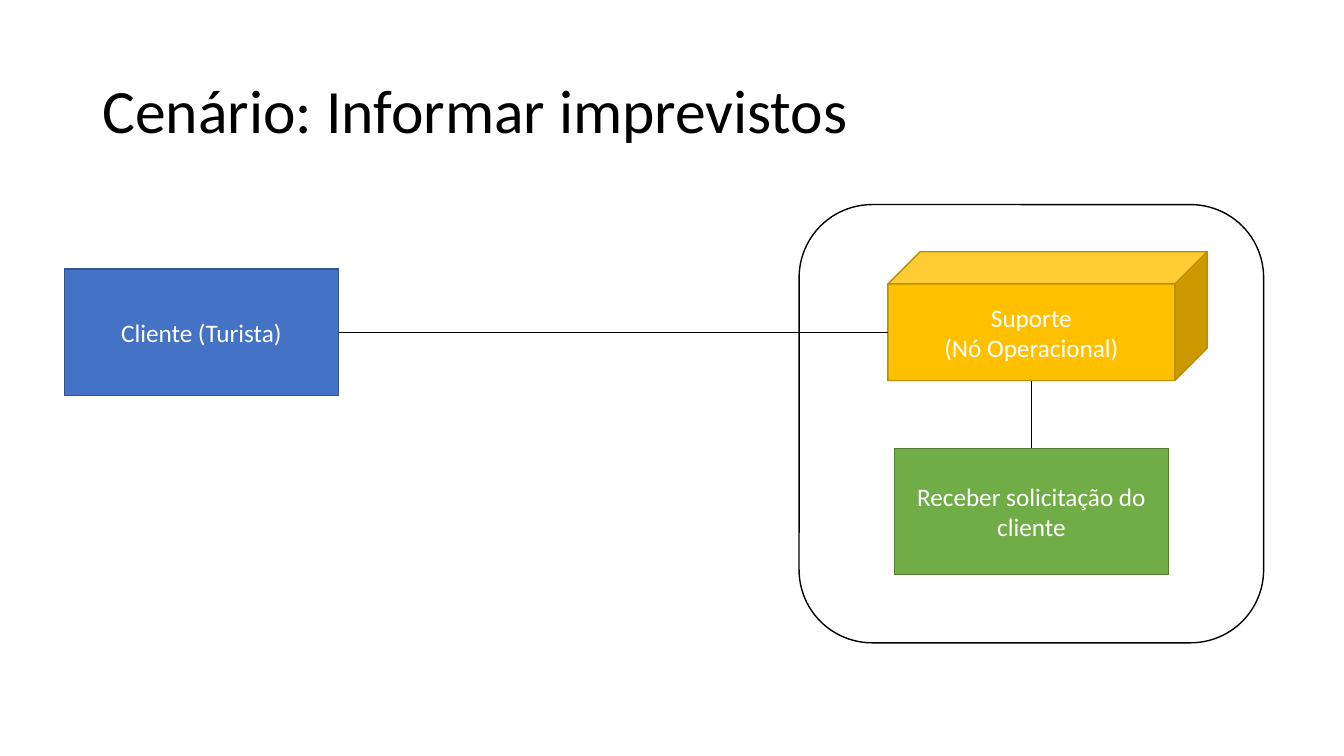
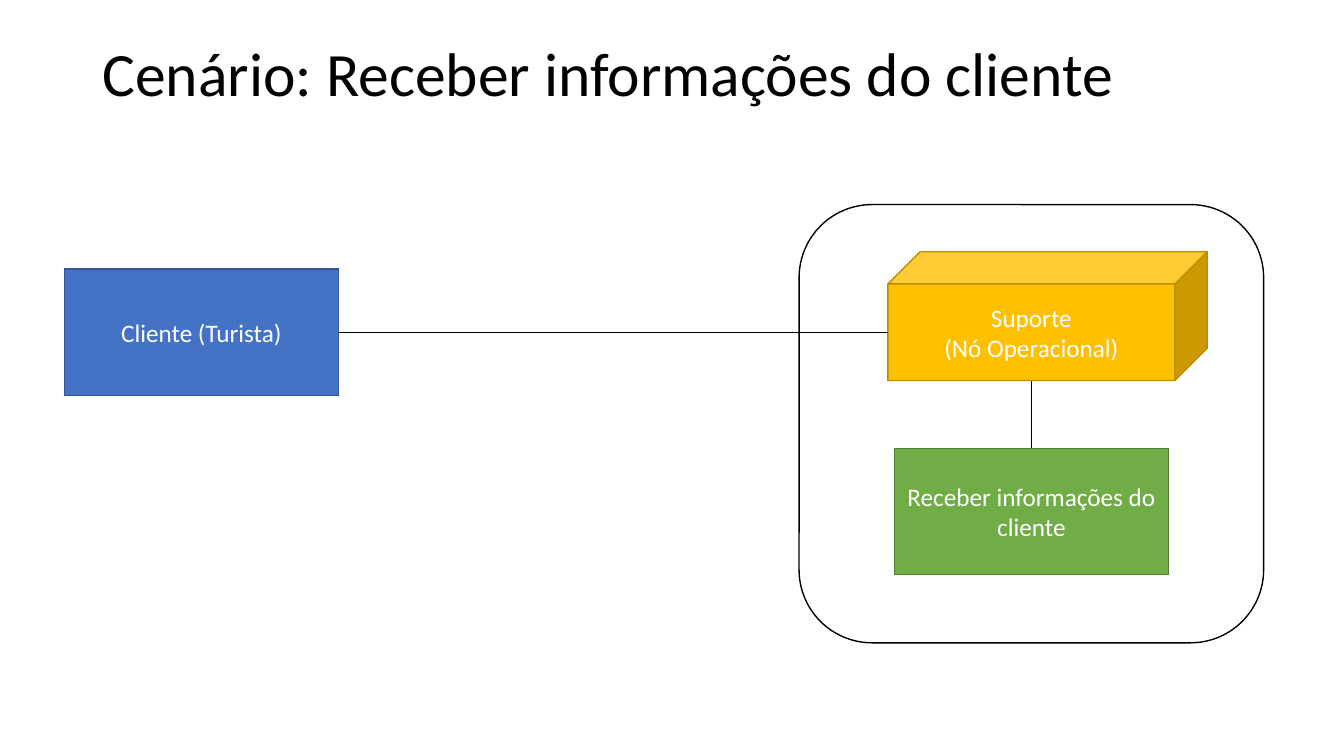
Before and after one commit to Road-on/RoadOn, a slide deck: slide 5 of 15. Arquitetura de Negócio Para Cada Cenário.pptx. Drawn at 1344x756 pixels with LibreOffice and Linux fonts; fonts in the diff are those of the drawing. Boxes give left, top, right and bottom in pixels: in the first picture for what was removed or moved away, otherwise in the second. Text is boxed around its words. In the diff, an @@ line names an element or a change of style, - is before the commit and + after.

```diff
--- a/15. Arquitetura de Negócio Para Cada Cenário.pptx
+++ b/15. Arquitetura de Negócio Para Cada Cenário.pptx
@@ title at (102, 53, 1113, 107): text changed @@
-Cenário: Informar imprevistos
+Cenário: Receber informações do cliente
@@ text in rectangle at (907, 488, 1155, 536): text changed @@
-Receber solicitação do cliente
+Receber informações do cliente
```
Also in this commit, not shown: 2 other slides changed, 1 other file.
